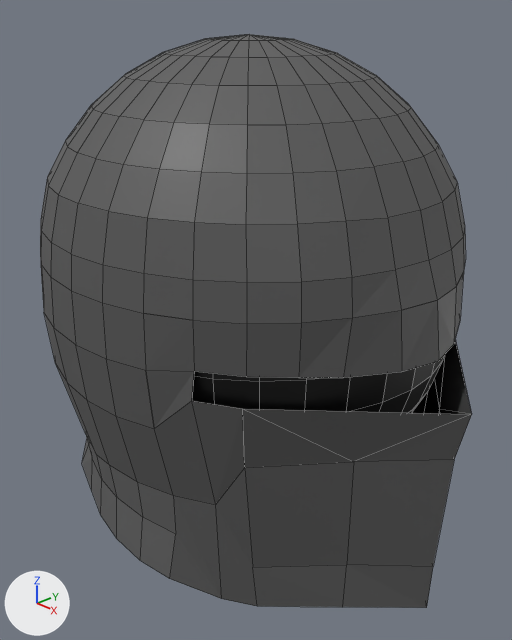
Two versions of the Blender file misc/Helmet/Helmet.blend, one commit apart.
Rendered twice from a 50 mm camera at (3.25, -3.15, 2.43) aimed at (0.0, -0.09, 0.53). The axes (+X, +Y, +Z) are drawn at lower left. The lights are the same throughout. The first picture is the older version. Mesh edges are drawn as thin lines.
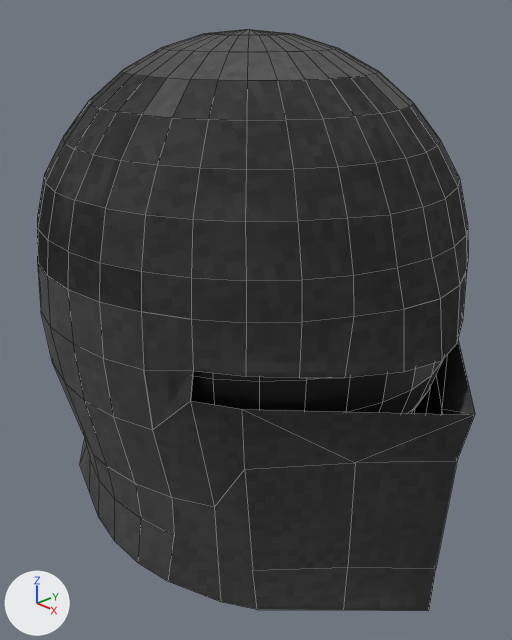
What the commit changed:
Picture 'texturewithnoise.png' (img_texturewithnoise_png) is new.
Picture 'NormalMap2.png' (img_normalmap2_png) is new.
Material 'Material.003' (mat_material_003) is new.
Uses the picture img_normalmap2_png.
Uses the picture img_texturewithnoise_png.
me_cube has 432 vertices, 427 faces and spans x -1.48..1.49, y -1.35..1.35, z -1.02..2.34.
me_cube no longer uses material mat_material (picture img_untitled).
me_cube gains material mat_material_003.
Object 'Cube' (ob_cube) is rescaled from (1.08, 1.02, 1.0) to (1.09, 1.03, 1.01).

Boxes [x1, y1, x2, y2] around the edits, measured in the pictures (512 x 640 px):
'Cube', recoloured, rescaled: before [40, 34, 472, 608]; after [37, 29, 475, 611]
